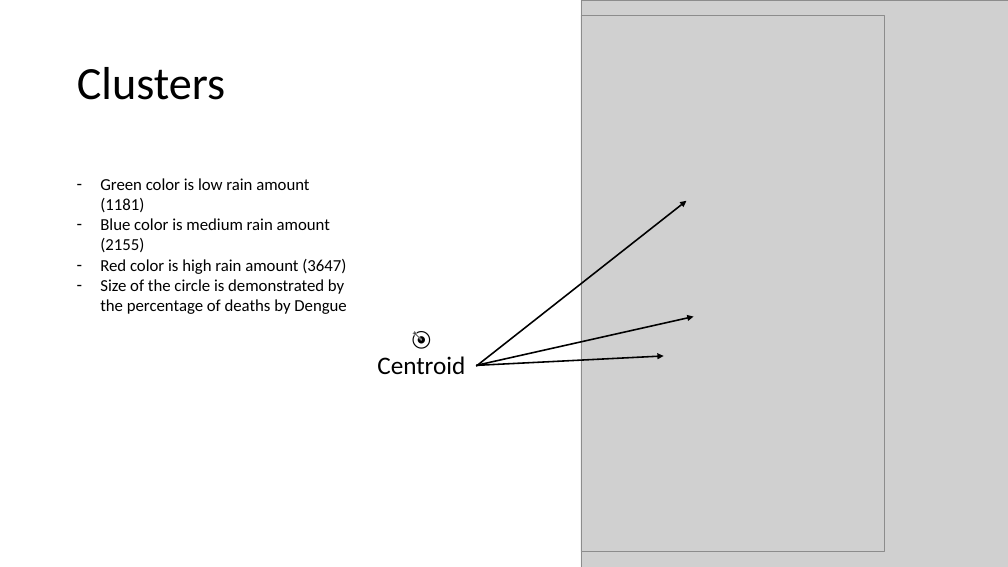
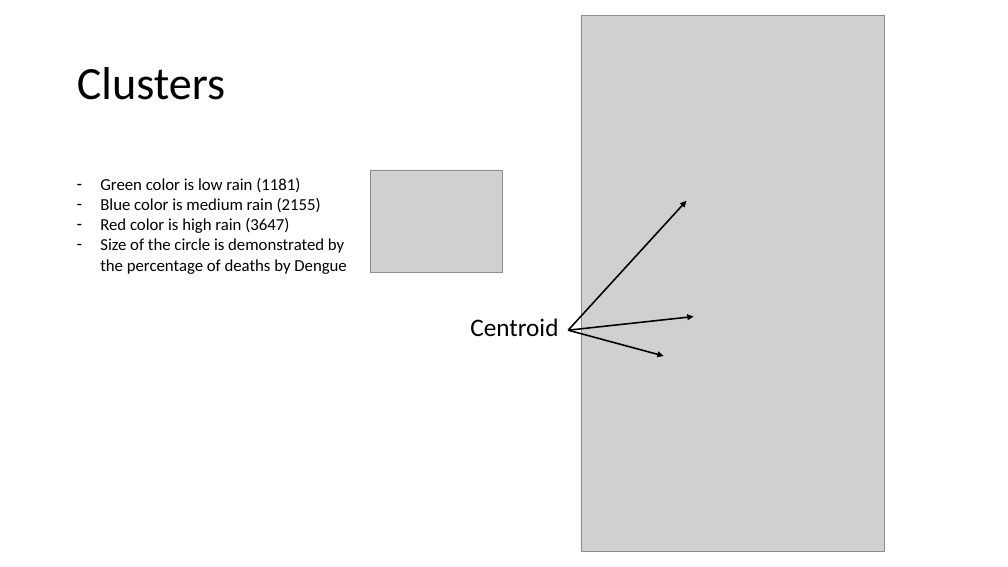
Before and after one commit to Phophism/python_project, a slide deck: slide 17 of Presentation.pptx (slide 20 before the commit). Drawn at 1008x567 pixels with LibreOffice and Linux fonts; fonts in the diff are those of the drawing; grey boxes stand for pictures. Boxes give left, top, right and bottom in pixels: in the first picture for what was removed or moved away, otherwise in the second. Text is boxed around its words. In the diff, an @@ line names an element or a change of style, - is before the commit and + after.

```diff
--- a/Presentation.pptx
+++ b/Presentation.pptx
@@ text at [100,178,321,233]: text changed @@
-– Green color is low rain amount (1181)
-– Blue color is medium rain amount (2155)
-– Red color is high rain amount (3647)
+– Green color is low rain (1181)
+– Blue color is medium rain (2155)
+– Red color is high rain (3647)
@@ picture: place and size @@
-picture at [581,0,1008,567]
+picture at [371,170,503,273]
@@ arrow moved from (476, 366) - (687, 201) to (569, 330) - (687, 201) @@
@@ text at [470,318,558,336]: text changed @@
-🎯 Centroid
+Centroid
@@ arrow moved from (476, 365) - (693, 317) to (569, 330) - (693, 317) @@
@@ arrow moved from (476, 365) - (664, 356) to (569, 330) - (664, 356) @@
```
Also in this commit, not shown: 9 other slides changed, 4 slides removed.
